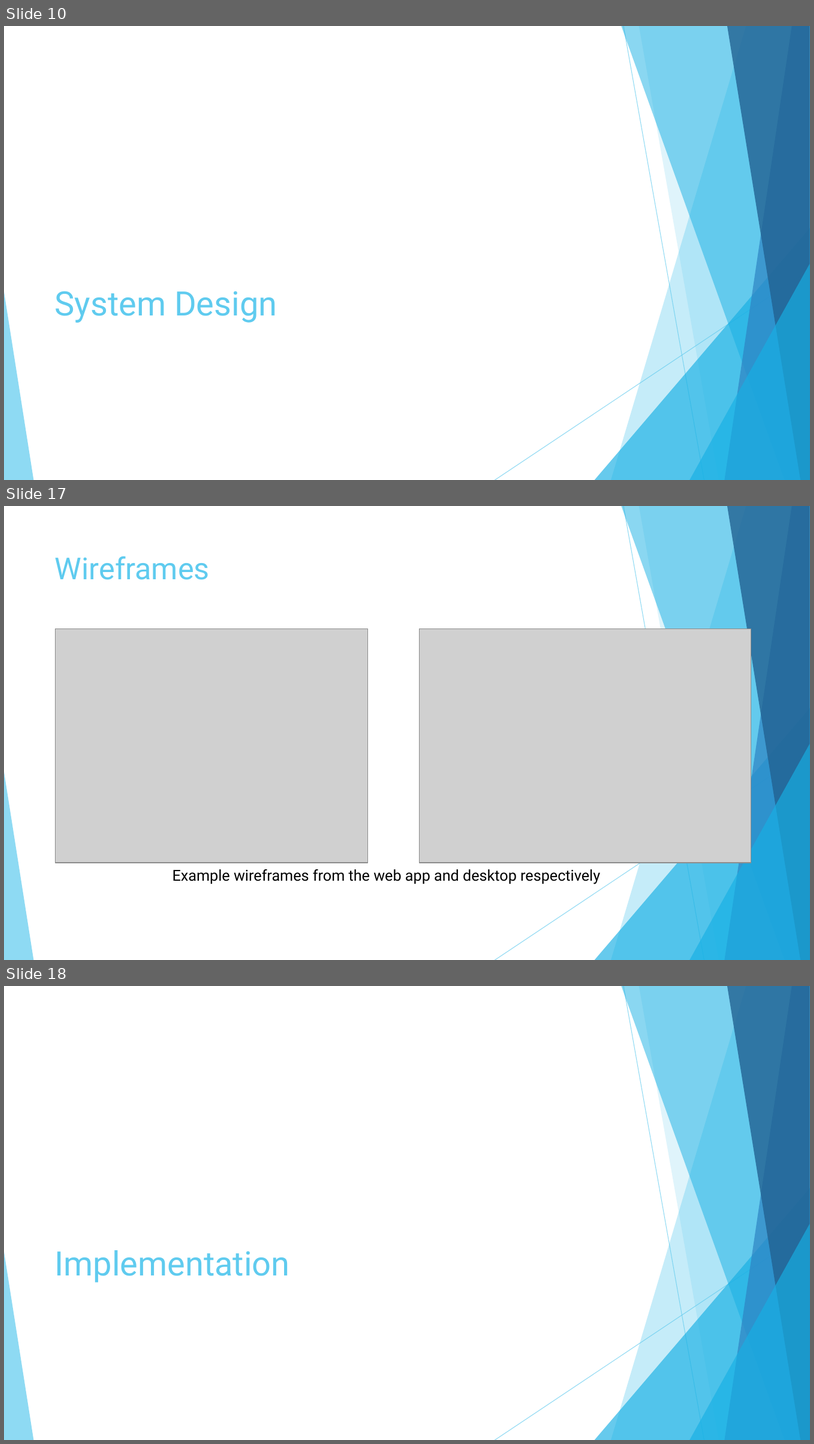
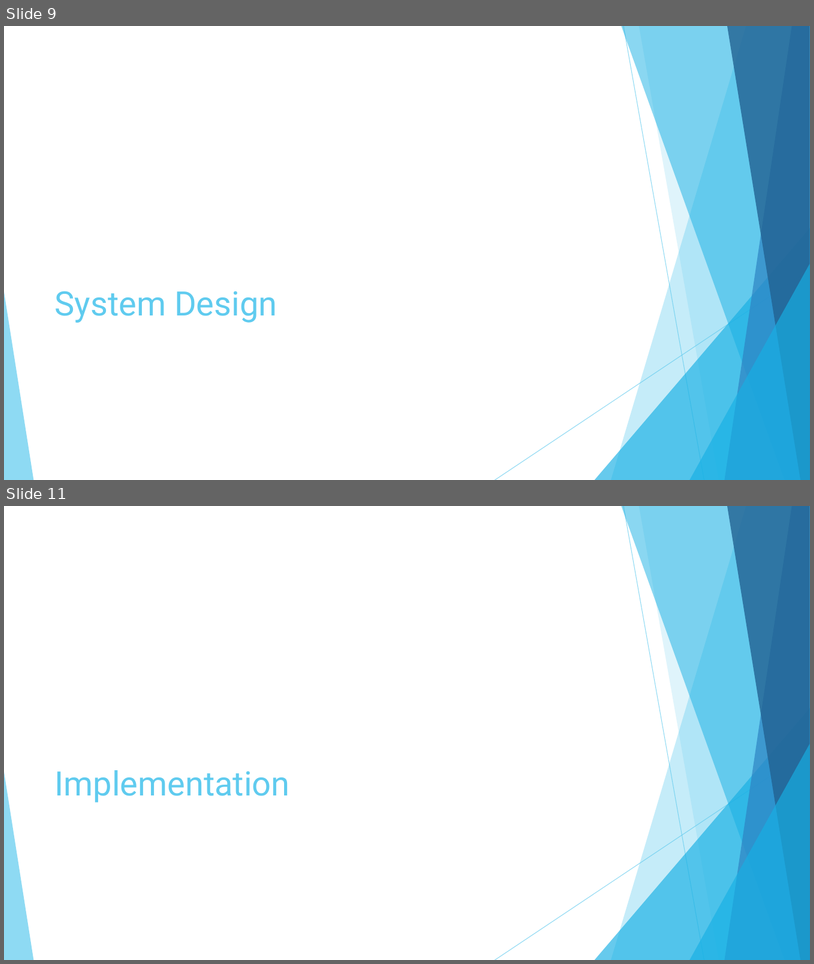
Before and after one commit to DaveWoodie/SpringWater, a slide deck: Project SpringWater 4 Weeks.pptx. Shown one above the other, each under a label of ours: slides 10, 17 and 18 before the commit, slides 9 and 11 after it; the slides between them are not shown. The pictures are 814x1444 and 814x964 pixels, drawn with LibreOffice and Linux fonts; fonts in the diff are those of the drawing; grey boxes stand for pictures. Boxes give left, top, right and bottom in pixels: in the first picture for what was removed or moved away, otherwise in the second. Text is boxed around its words. In the diff, an @@ line names an element or a change of style, - is before the commit and + after.

```diff
--- a/Project SpringWater 4 Weeks.pptx
+++ b/Project SpringWater 4 Weeks.pptx
@@ slide 17 removed at box(4, 506, 810, 960), background #FFFFFF; not listed: 10 template elements that a slide beside it also shows @@
@@ title removed at box(55, 556, 210, 580) @@
-Wireframes
@@ picture removed at box(56, 629, 368, 863) @@
@@ picture removed at box(420, 629, 751, 863) @@
@@ text removed at box(173, 869, 600, 884) @@
-Example wireframes from the web app and desktop respectively
@@ what was slide 10 is now slide 9 @@
@@ what was slide 18 is now slide 11 @@
```
Also in this commit, not shown: 1 slide changed, 1 slide added, 7 other slides removed, 2 other files.
